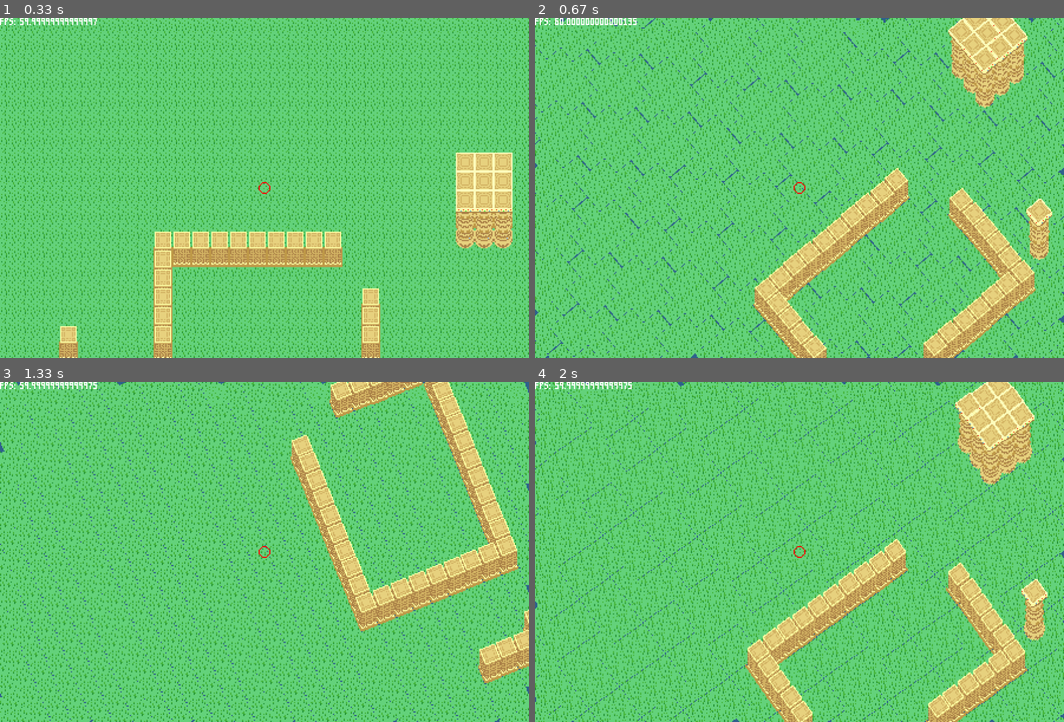
Above: before the commit, frames 1-4 (two rows, left to right).
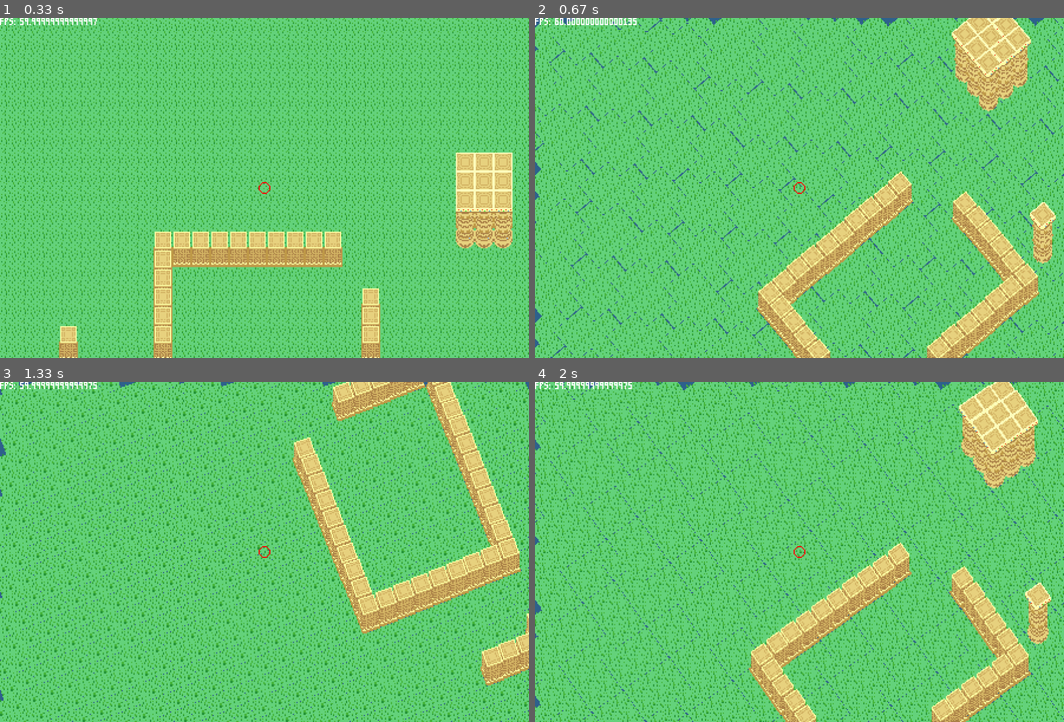
Above: after the commit, the same moments.

Repository: towella/testing-procedural-animation
Game: pygame game, started from code/main.py
Two runs of this game, one before a commit and one after it. Both use one fixed random seed, a clock stepped at 60 frames per second and the inputs below.
Inputs (mouse positions are in pixels of both pictures, inside the frame that each line leads up to):
- Up to frame 1 (0.33 s): no input
- Up to frame 2 (0.67 s): hold Right from 0.33 s (still down); move the mouse to (778, 201) at 0.37 s
- Up to frame 3 (1.33 s): release Right at 0.8 s; hold Right 0.83-1.3 s
- Up to frame 4 (2 s): hold Left 1.33-1.87 s; hold Left from 1.9 s (still down)

Frame 1 is identical in both runs. In frame 2, 37% of the frame differs, in the area x 0-100%, y 0-100%; in frame 3, 36%; in frame 4, 41%.

Commit message:
Sprite Stack Caching
- Room boundary previously offset for unknown reason. Rectified by using offset on initial coordinates
- Implemented tile caching. Tiles now reference cache for rotational images rather than calculating them every frame individually.
- Some bugs still present in the pathfinding and lag still present despite cache implementation

Diff:
--- a/code/game_data.py
+++ b/code/game_data.py
@@ -12,3 +12,6 @@
 
 fonts = {'small_font': '../assets/fonts/small_font.png',
          'large_font': '../assets/fonts/large_font.png'}
+
+tile_cache = {}
+tile_cache_granularity = 5
--- a/code/level.py
+++ b/code/level.py
@@ -3,7 +3,7 @@
 from random import randint
 from pytmx.util_pygame import load_pygame  # allows use of tiled tile map files for pygame use
 # - general -
-from game_data import tile_size, controller_map, fonts
+from game_data import tile_size, controller_map, fonts, tile_cache, tile_cache_granularity
 from support import *
 # - tiles -
 from tiles import StaticTile, CollideableTile, HazardTile
@@ -45,7 +45,11 @@
         tmx_data = load_pygame(resource_path(level_data))  # tile map file
         self.room_dim = [tmx_data.width * tile_size, tmx_data.height * tile_size]
         # corners outlining rect clockwise
-        self.room_corners = [[0, 0], [self.room_dim[0], 0], [self.room_dim[0], self.room_dim[1]], [0, self.room_dim[1]]]
+        ht = tile_size//2  # half the tile size (room rect is offset for some reason??)
+        self.room_corners = [[0-ht, 0-ht],
+                             [self.room_dim[0]-ht, 0-ht],
+                             [self.room_dim[0]-ht, self.room_dim[1]-ht],
+                             [0-ht, self.room_dim[1]-ht]]
         self.all_tile_sprites = pygame.sprite.Group()  # contains all tile sprites for ease of updating/scrolling
         self.all_object_sprites = pygame.sprite.Group()
 
@@ -106,6 +110,12 @@
 
         elif type == 'CollideableTile':
             for x, y, surface in tiles:
+                # create tile cache if not already completed
+                if surface not in tile_cache.keys():
+                    images = cut_sprite_stack(surface, (tile_size, tile_size))
+                    tile_cache[surface] = self.create_tile_cache(images)
+
+                # create tile
                 tile = CollideableTile((x * tile_size, y * tile_size), (tile_size, tile_size), parallax, surface)
                 sprite_group.append(tile)
                 self.all_tile_sprites.add(tile)
@@ -216,6 +226,31 @@
         sprite_group.add(tile)
         self.all_tile_sprites.add(tile)
         return sprite_group
+
+    def create_tile_cache(self, images):
+        cache = {}
+
+        # pre-render 360 deg view at 10 deg increments of stack
+        for rot in range(0, 360, tile_cache_granularity):
+            # multiply by 1.5 to account for expansion of image when rotated 45 deg
+            surf = pygame.Surface((tile_size * 1.5, tile_size * 1.5 + len(images) - 1))  # width, height
+
+            # stack images
+            for img in range(len(images)):
+                rot_img = pygame.transform.rotate(images[img], rot)
+                # account for 1.5 multiplier in height
+                surf.blit(rot_img, (0, surf.get_height() - tile_size * 1.5 - img))
+
+            # make transparent bg
+            surf = surf.convert(24)
+            surf.set_colorkey('black')
+            surf.set_alpha(255)
+
+            # cache image
+            cache[rot] = surf
+
+        return cache
+
 
 # -- check methods --
 
@@ -325,14 +360,14 @@
                 self.camera.focus(True)'''
 
         # -- UPDATES -- player needs to be before tiles for scroll to function properly
-            # shift room boundary rect
-            self.apply_scroll(scroll_value)  # apply scroll to level systems
-            self.apply_rotation(rot_value, player.get_pos())
             self.player.update(self.collideable, rot_value, dt, scroll_value)  #, self.tiles_in_screen, scroll_value, self.player_spawn)
             # TODO update sprite group
             for creature in self.creatures:
                 creature.update(self.collideable, rot_value, dt, player.get_pos(), scroll_value)
             self.all_tile_sprites.update(scroll_value, rot_value, player.get_pos())
+            # shift room boundary rect
+            self.apply_scroll(scroll_value)  # apply scroll to level systems
+            self.apply_rotation(rot_value, player.get_pos())
 
         # -- RENDER --
 
--- a/code/tiles.py
+++ b/code/tiles.py
@@ -1,5 +1,6 @@
 import pygame
 from support import import_folder, cut_sprite_stack, rotate_point_deg
+from game_data import tile_cache, tile_size, tile_cache_granularity
 
 
 # base tile class with block fill image and normal surface support (also used for images, i.e, one big tile)
@@ -46,6 +47,7 @@
 class CollideableTile(StaticTile):
     def __init__(self, pos, size, parallax, surface):
         super().__init__(pos, size, parallax)  # passing in variables to parent class
+        self.surface = surface  # used for referencing cache as key
         self.images = cut_sprite_stack(surface, size)  # image is passed tile surface
         self.hitbox = self.images[0].get_rect()
         self.hitbox.topleft = pos
@@ -76,10 +78,10 @@
 
     def draw(self, screen, screen_rect):
         if self.hitbox.colliderect(screen_rect):
-            # stack images
-            for img in range(len(self.images)):
-                surf = pygame.transform.rotate(self.images[img], self.rot)
-                screen.blit(surf, (self.pos[0] - surf.get_width()//2, self.pos[1] - surf.get_height()//2 - img))
+            rounded_rot = (self.rot - (self.rot % tile_cache_granularity)) % 360  # round the rotation to granularity interval
+            surf = tile_cache[self.surface][rounded_rot]  # get cached image
+            # blit with accounting for pos (center of tile??)
+            screen.blit(surf, (self.pos[0] - tile_size//2, self.pos[1] - surf.get_height() + tile_size))
 
 
 class HazardTile(CollideableTile):
